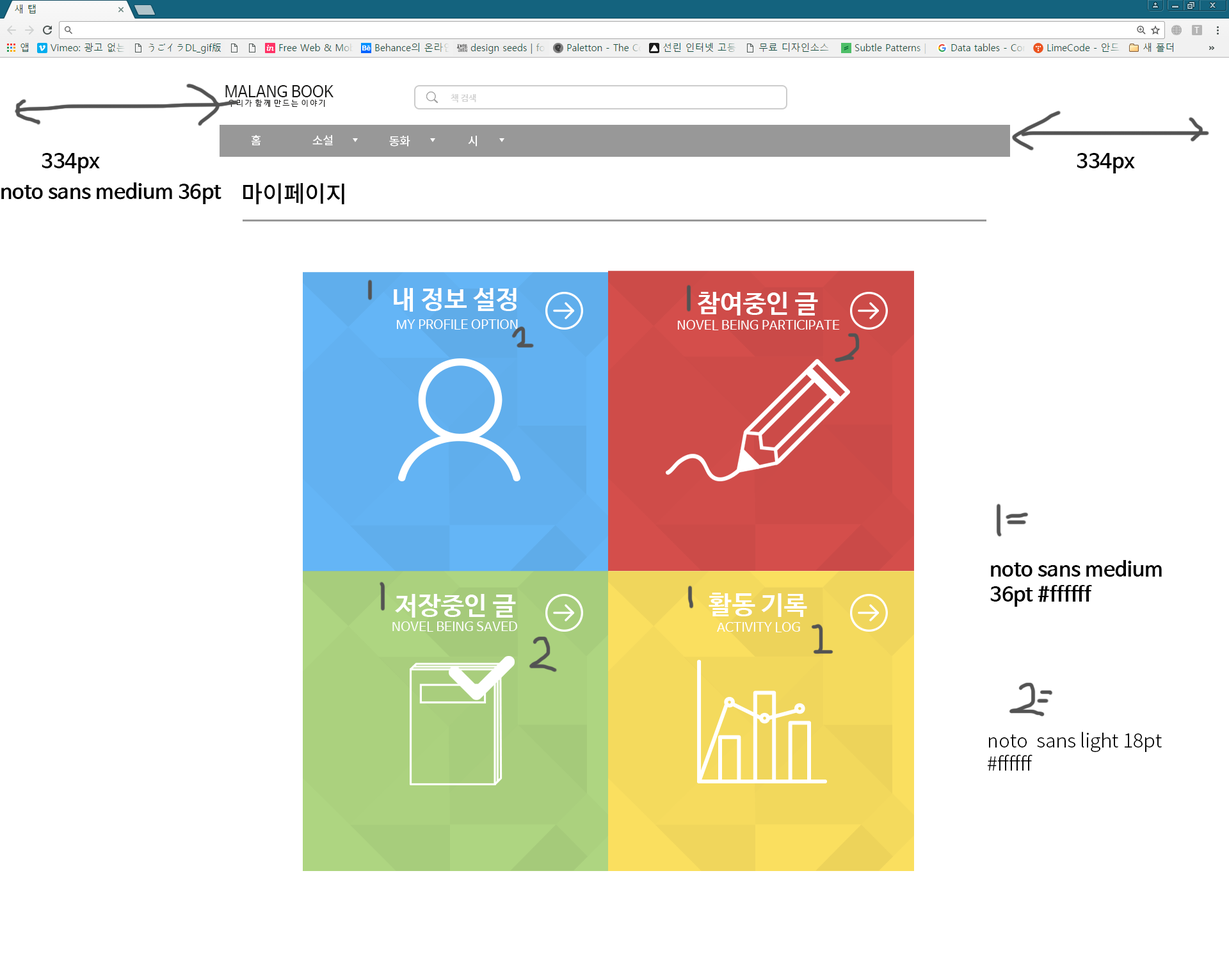
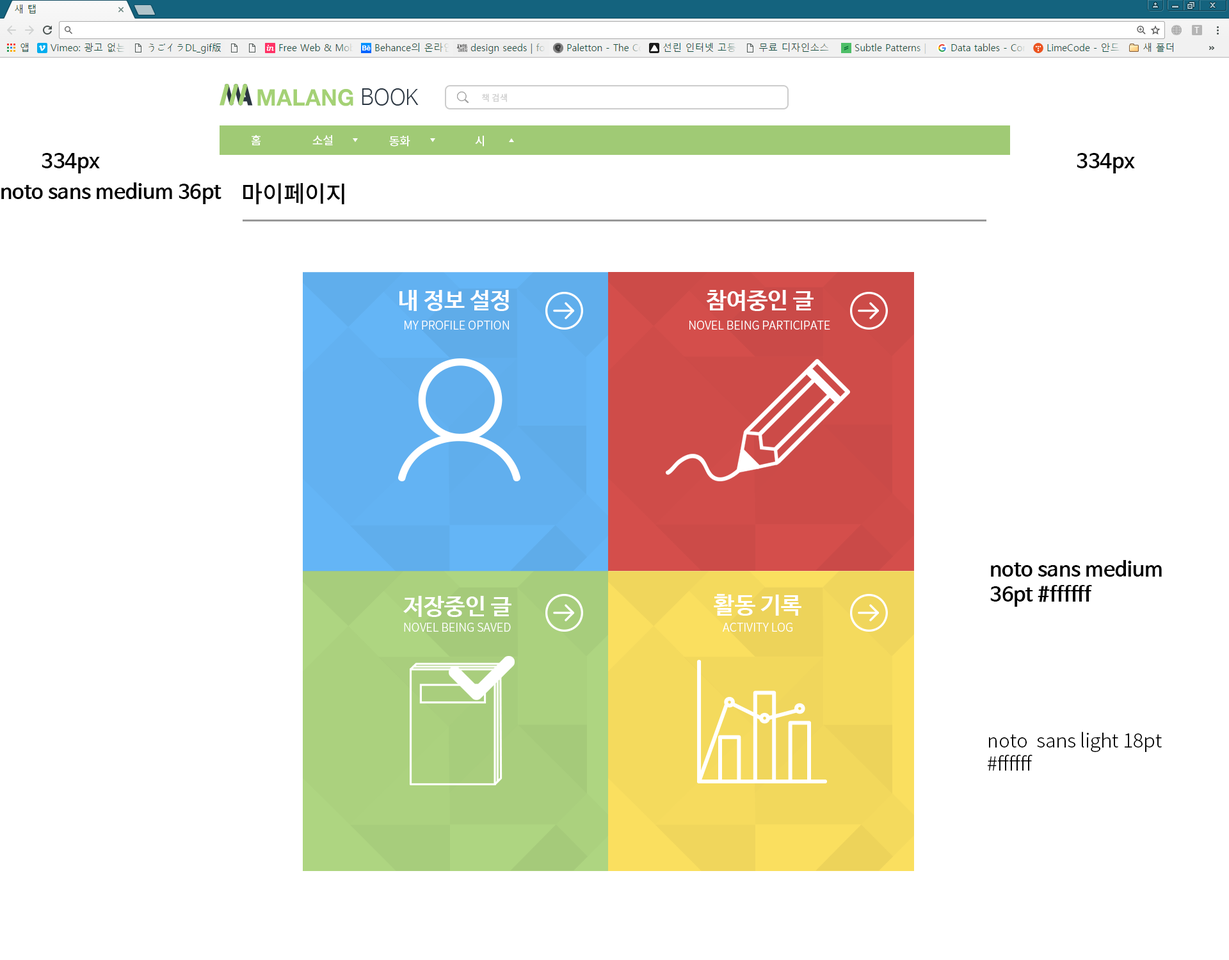
The second 1229px x 960px image is a revision of the first. Changes to its layers:
added layer "Malang-Book_Mypage" above "배경" over [14, 83, 1210, 717]
